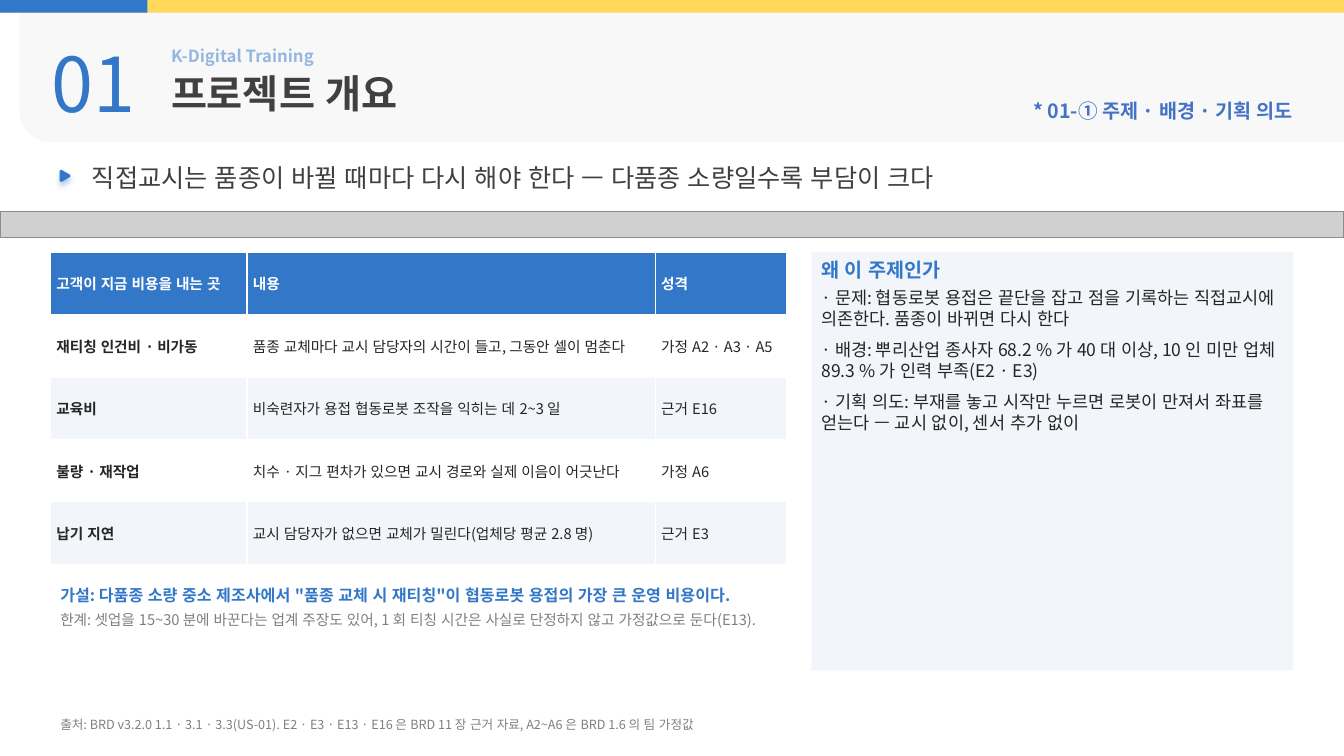
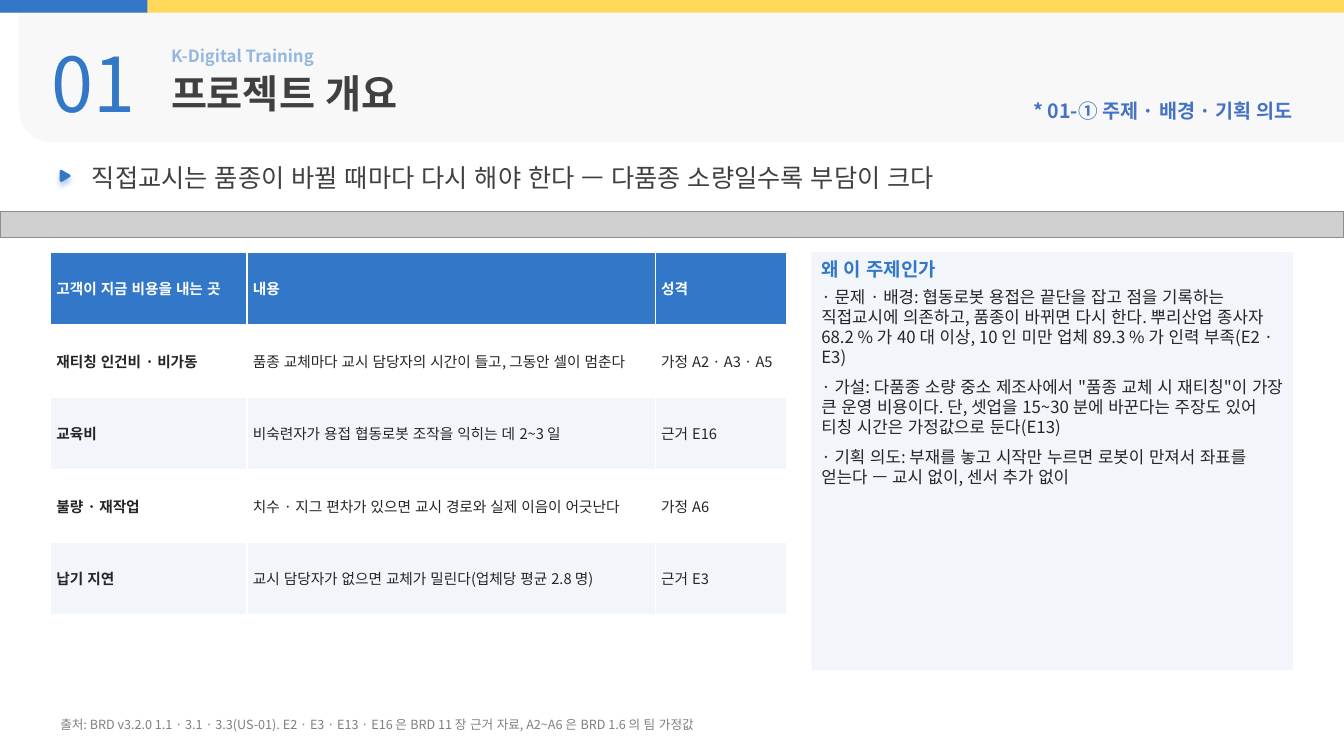
Before and after one commit to yujh5537/rokey_cobot1_Weld-Made, a slide deck: slide 3 of docs/presentation/slides-byeonghu.pptx. Drawn at 1344x756 pixels with LibreOffice and Linux fonts; fonts in the diff are those of the drawing; grey boxes stand for pictures; background and template pictures are left out. Boxes give left, top, right and bottom in pixels: in the first picture for what was removed or moved away, otherwise in the second. Text is boxed around its words. In the diff, an @@ line names an element or a change of style, - is before the commit and + after.

```diff
--- a/docs/presentation/slides-byeonghu.pptx
+++ b/docs/presentation/slides-byeonghu.pptx
@@ table: place and size @@
-table at <box>50,252,786,565</box>
+table at <box>50,252,786,615</box>
@@ text in rectangle at <box>821,260,1246,486</box>: size 14 to 13.5 pt in "왜 이 주제인가"; size 12.5 to 12 pt in "· 기획 의도: 부재를 놓고 시작만 누르면 ..." @@
@@ text in rectangle at <box>821,289,1283,436</box>: text changed; size 12.5 to 12 pt @@
-· 문제: 협동로봇 용접은 끝단을 잡고 점을 기록하는 직접교시에 의존한다. 품종이 바뀌면 다시 한다
-· 배경: 뿌리산업 종사자 68.2 % 가 40 대 이상, 10 인 미만 업체 89.3 % 가 인력 부족(E2 · E3)
+· 문제 · 배경: 협동로봇 용접은 끝단을 잡고 점을 기록하는 직접교시에 의존하고, 품종이 바뀌면 다시 한다. 뿌리산업 종사자 68.2 % 가 40 대 이상, 10 인 미만 업체 89.3 % 가 인력 부족(E2 · E3)
+· 가설: 다품종 소량 중소 제조사에서 "품종 교체 시 재티칭"이 가장 큰 운영 비용이다. 단, 셋업을 15~30 분에 바꾼다는 주장도 있어 티칭 시간은 가정값으로 둔다(E13)
@@ text removed at <box>60,587,756,628</box> @@
-가설: 다품종 소량 중소 제조사에서 "품종 교체 시 재티칭"이 협동로봇 용접의 가장 큰 운영 비용이다.
-한계: 셋업을 15~30 분에 바꾼다는 업계 주장도 있어, 1 회 티칭 시간은 사실로 단정하지 않고 가정값으로 둔다(E13).
```
Also in this commit, not shown: 5 other slides changed, 15 other files.
